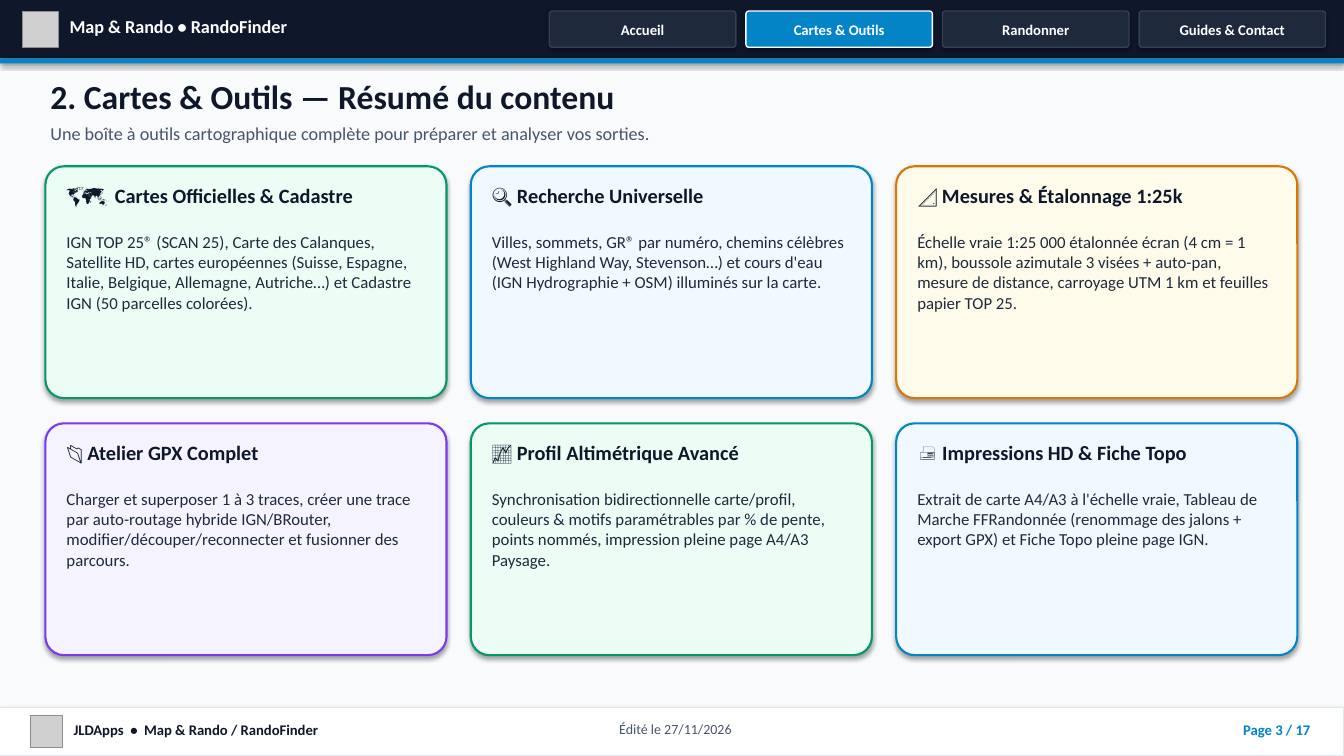
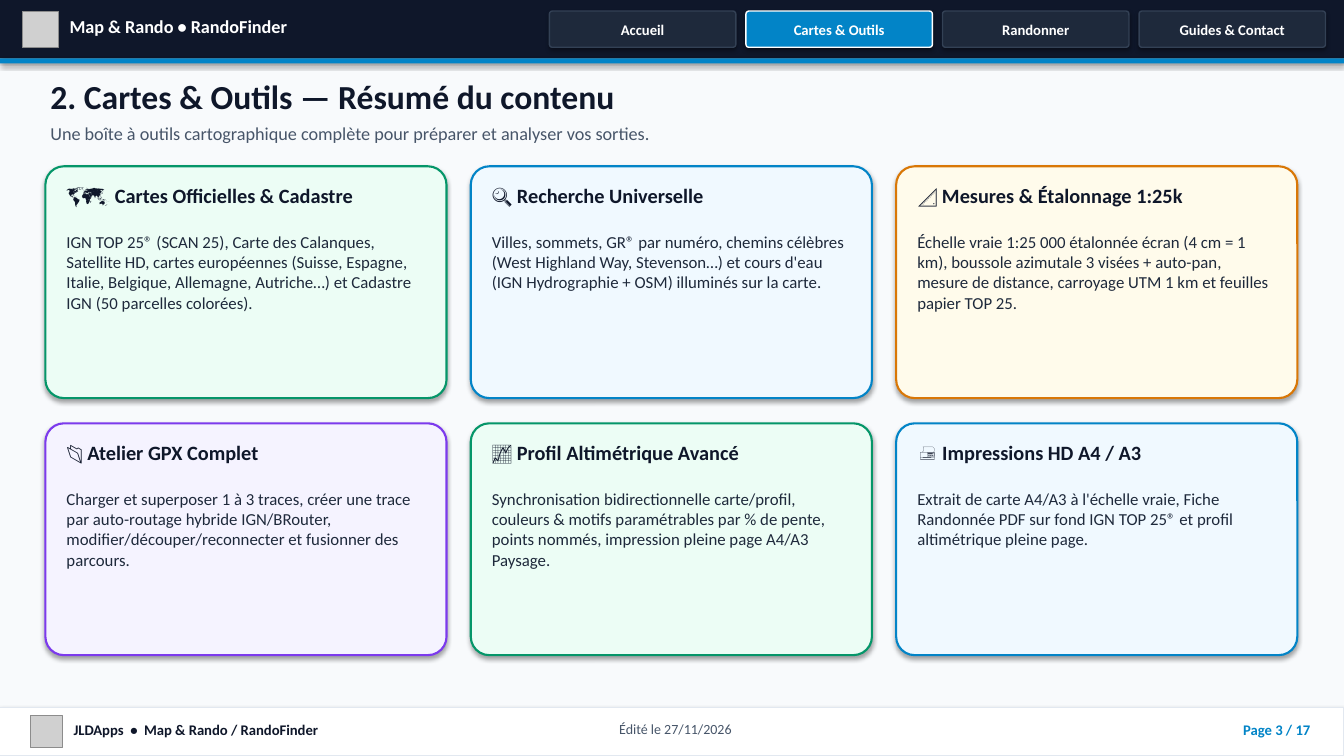
Before and after one commit to jusitafu/maprando, a slide deck: slide 3 of docs/Presentation_RandoFinder_JLDApps.pptx. Drawn at 1344x756 pixels with LibreOffice and Linux fonts; fonts in the diff are those of the drawing; grey boxes stand for pictures. Boxes give left, top, right and bottom in pixels: in the first picture for what was removed or moved away, otherwise in the second. Text is boxed around its words. In the diff, an @@ line names an element or a change of style, - is before the commit and + after.

Commit message:
v243: Suppression de toute mention du tableau de marche dans Presentation_RandoFinder_JLDApps.pptx

```diff
--- a/docs/Presentation_RandoFinder_JLDApps.pptx
+++ b/docs/Presentation_RandoFinder_JLDApps.pptx
@@ text at (x1=942, y1=445, x2=1142, y2=464): text changed @@
-🖨️ Impressions HD & Fiche Topo
+🖨️ Impressions HD A4 / A3
@@ text at (x1=917, y1=493, x2=1233, y2=548): text changed @@
-Extrait de carte A4/A3 à l'échelle vraie, Tableau de Marche FFRandonnée (renommage des jalons + export GPX) et Fiche Topo pleine page IGN.
+Extrait de carte A4/A3 à l'échelle vraie, Fiche Randonnée PDF sur fond IGN TOP 25® et profil altimétrique pleine page.
```
Also in this commit, not shown: 2 other slides changed, 2 other files.
